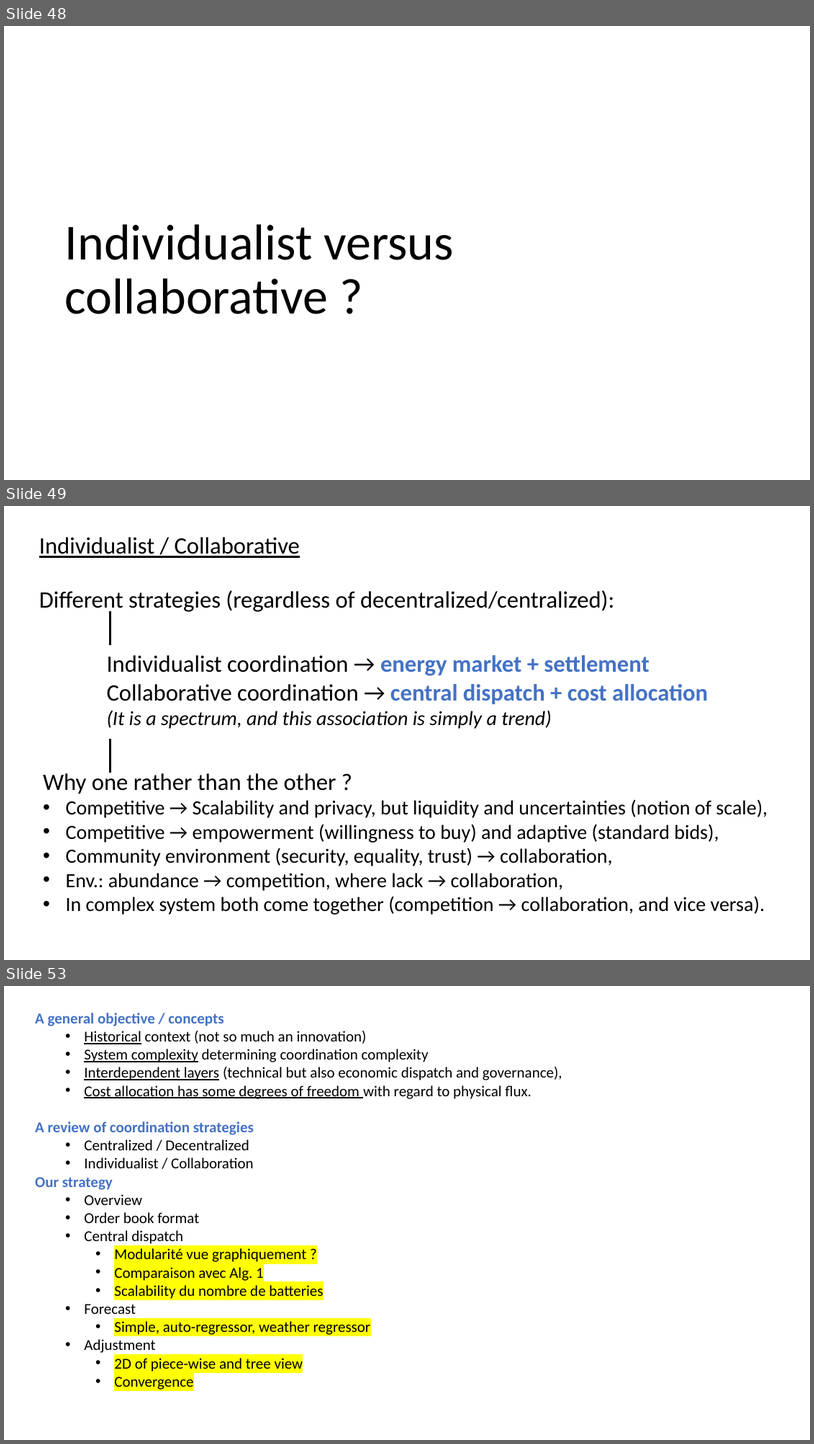
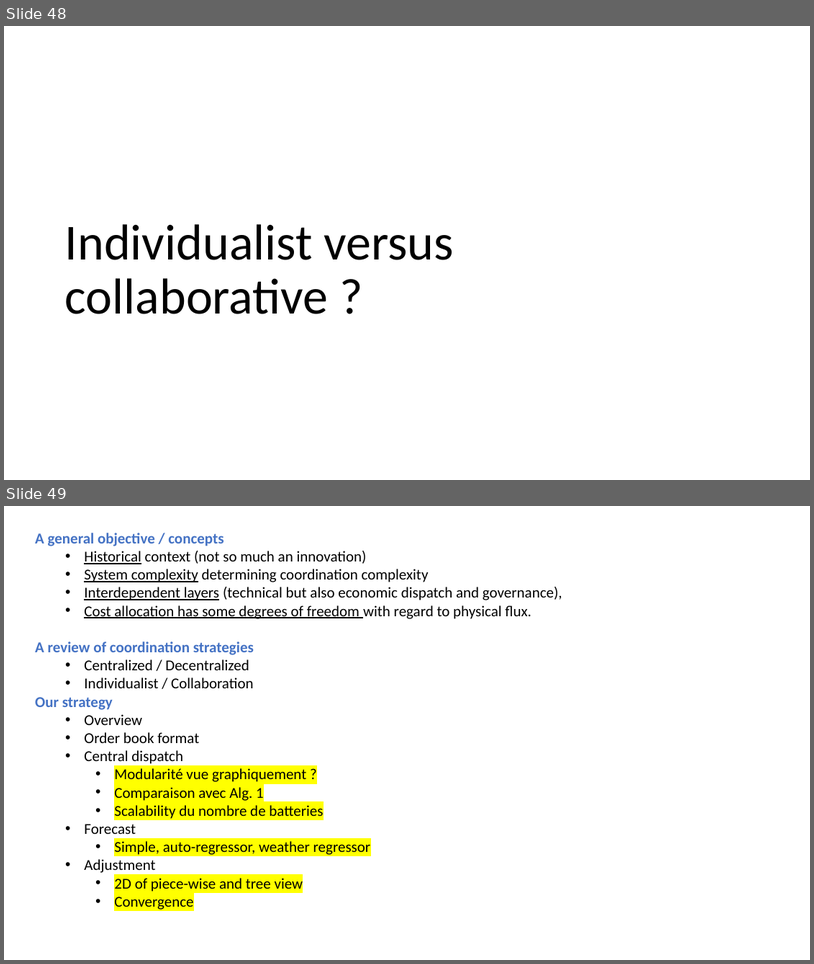
Before and after one commit to Jonathan56/supplementary_thesis, a slide deck: figures.pptx. Shown one above the other, each under a label of ours: slides 48, 49 and 53 before the commit, slides 48 and 49 after it; the slides between them are not shown. The pictures are 814x1444 and 814x964 pixels, drawn with LibreOffice and Linux fonts; fonts in the diff are those of the drawing. Boxes give left, top, right and bottom in pixels: in the first picture for what was removed or moved away, otherwise in the second. Text is boxed around its words. In the diff, an @@ line names an element or a change of style, - is before the commit and + after.

```diff
--- a/figures.pptx
+++ b/figures.pptx
@@ slide 49 removed at [4, 506, 810, 960], background #FFFFFF @@
@@ text removed at [39, 537, 300, 558] @@
-Individualist / Collaborative
@@ text removed at [39, 590, 615, 614] @@
-Different strategies (regardless of decentralized/centralized):
@@ line removed from (111, 611) to (111, 645) @@
@@ text removed at [107, 655, 708, 728] @@
-Individualist coordination → energy market + settlement
-Collaborative coordination → central dispatch + cost allocation
-(It is a spectrum, and this association is simply a trend)
@@ line removed from (111, 739) to (111, 773) @@
@@ text removed at [43, 770, 768, 914] @@
-Why one rather than the other ?
-• Competitive → Scalability and privacy, but liquidity and uncertainties (notion of scale),
-• Competitive → empowerment (willingness to buy) and adaptive (standard bids),
-• Community environment (security, equality, trust) → collaboration,
-• Env.: abundance → competition, where lack → collaboration,
-• In complex system both come together (competition → collaboration, and vice versa).
@@ what was slide 53 is now slide 49 @@
```
Also in this commit, not shown: 1 slide changed, 5 slides added, 7 other slides removed, 3 other files.
